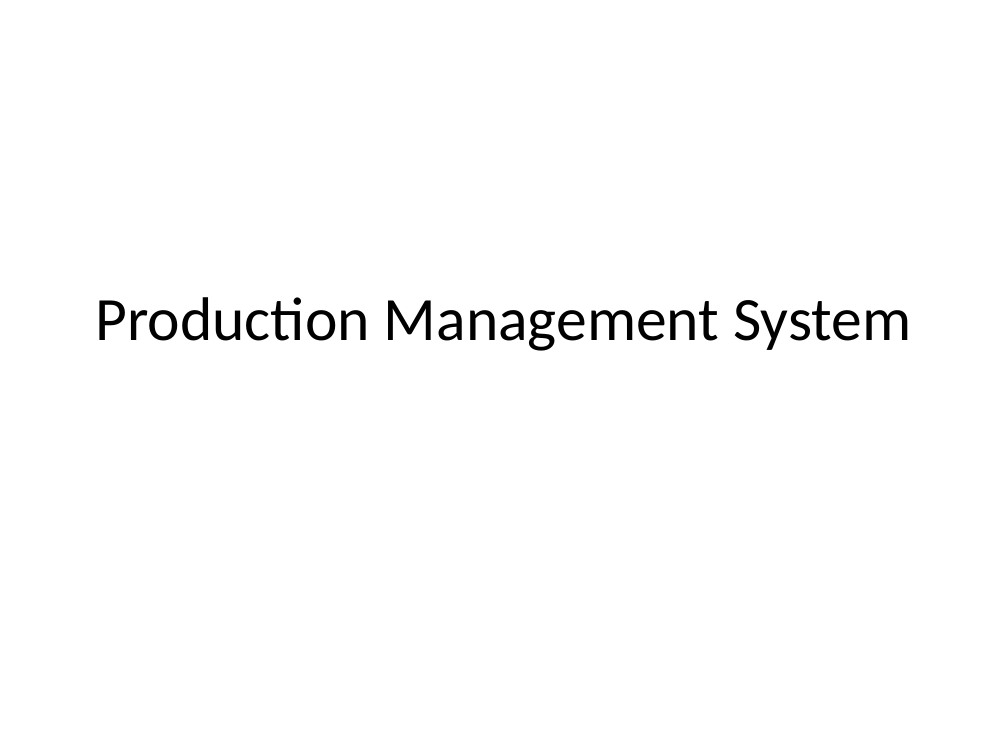
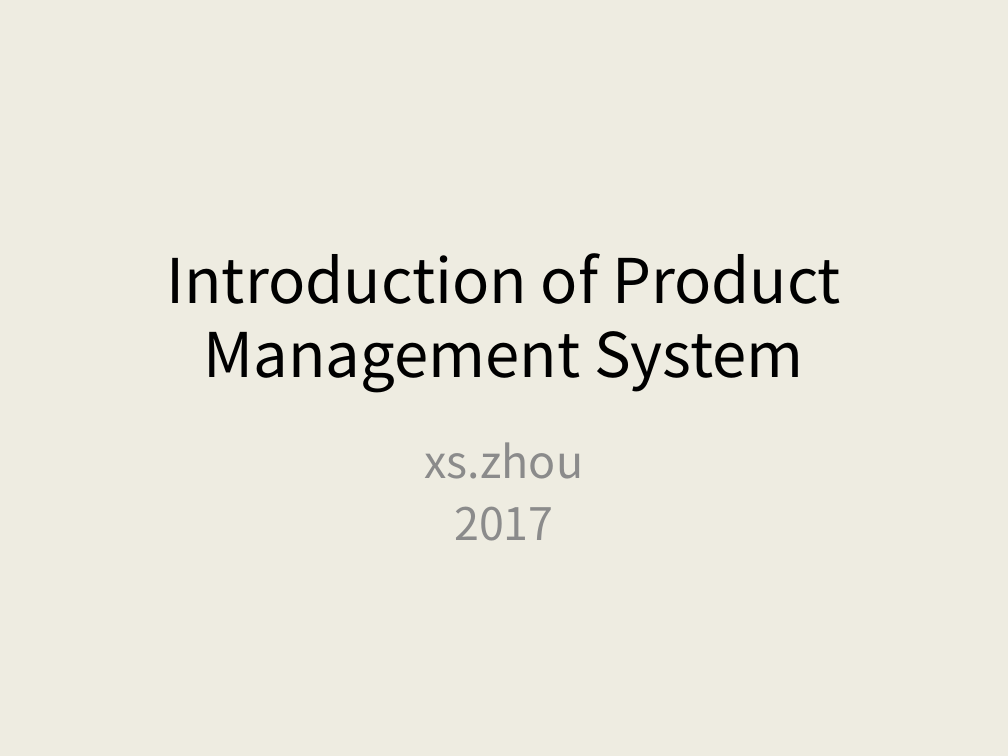
Before and after one commit to AlecSPb/PMS, a slide deck: slide 1 of PMSClient/Resource/Files/pmshelp_en.pptx. Drawn at 1008x756 pixels with LibreOffice and Linux fonts; fonts in the diff are those of the drawing. Boxes give left, top, right and bottom in pixels: in the first picture for what was removed or moved away, otherwise in the second. Text is boxed around its words. In the diff, an @@ line names an element or a change of style, - is before the commit and + after.

```diff
--- a/PMSClient/Resource/Files/pmshelp_en.pptx
+++ b/PMSClient/Resource/Files/pmshelp_en.pptx
@@ background #FFFFFF to #EEECE1 @@
@@ title at (166, 253, 841, 393): text changed; font Calibri to Noto Sans CJK SC @@
-Production Management System
+Introduction of Product Management System
@@ subtitle added at (425, 442, 584, 541), 32 pt, text #8C8C8C @@
+xs.zhou
+2017
```
Also in this commit, not shown: 1 other slide changed, 12 slides added, 10 slides removed, 1 other file.
